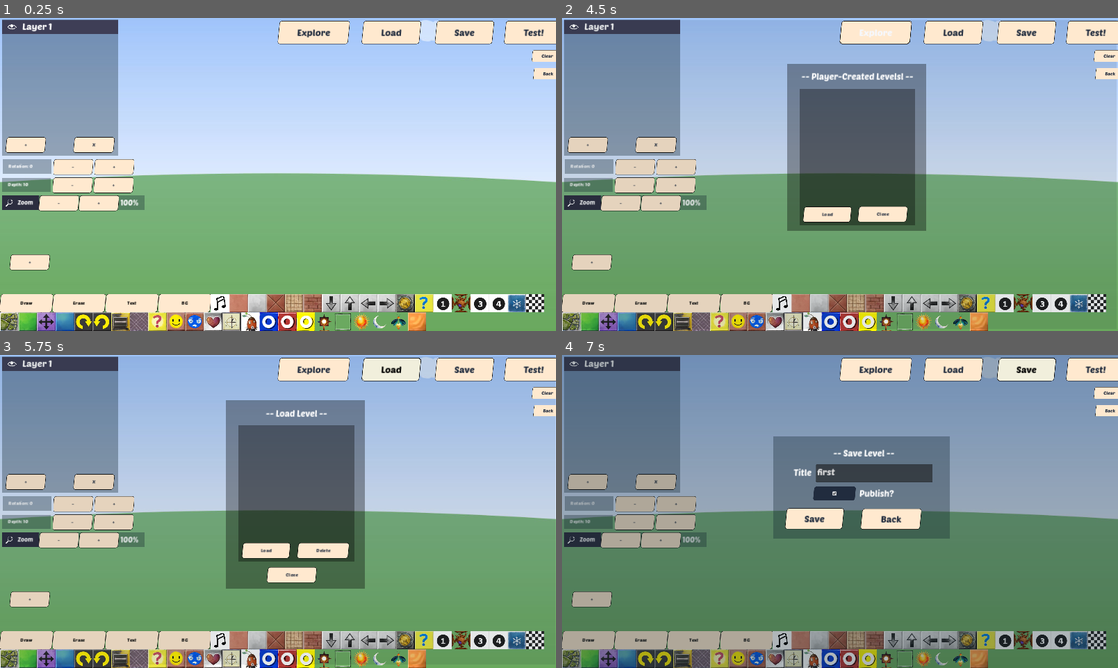
Above: before the commit, frames 1-4 (two rows, left to right).
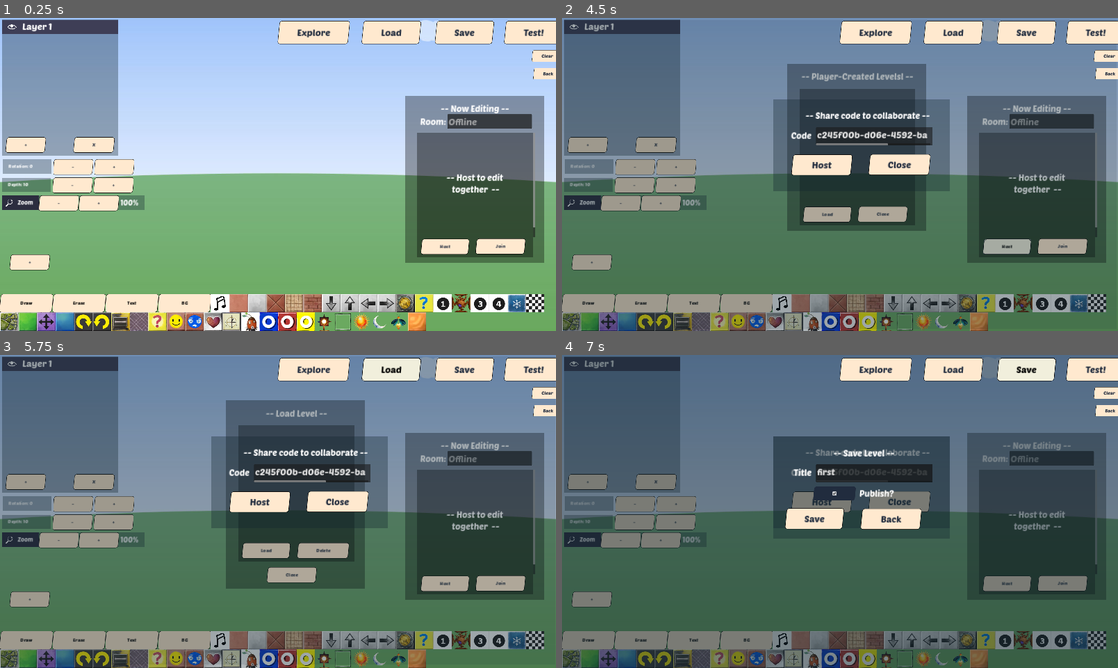
Above: after the commit, the same moments.

Repository: jacob-grahn/platform-racing-4
Game: Godot game, scene res://pages/editor/Editor.tscn
Two runs of this game, one before a commit and one after it. Both use one fixed random seed, a clock stepped at 60 frames per second and the inputs below. This scene is started directly instead of the project's main scene.
Inputs (mouse positions are in pixels of both pictures, inside the frame that each line leads up to):
- Up to frame 1 (0.25 s): no input
- Up to frame 2 (4.5 s): click "Draw" at 0.5 s; click "Text" at 1.25 s; click "BG" at 2 s; click (623, 27) at 2.75 s; click "Explore" at 3.5 s; click (1006, 246) at 4.25 s, where only the run after the commit has a clickable "Host"
- Up to frame 3 (5.75 s): click "Load" at 5 s
- Up to frame 4 (7 s): click (1062, 583) at 5.75 s, where only the run after the commit has a clickable "Join"; click "Save" at 6.5 s

The runs differ from the first frame. In frame 1, 13% of the frame differs, in the area x 72-98%, y 24-79%; in frame 2, 90%, in the area x 0-100%, y 0-100%; in frame 3, 88%; in frame 4, 89%.

Commit message:
add host and join editing rooms

Diff:
--- a/client/game_client/GameClient.gd
+++ b/client/game_client/GameClient.gd
@@ -4,7 +4,11 @@
 const OPEN = "open"
 const CLOSED = "closed"
 
-var websocket_url = ""
+var websocket_url = "ws://localhost:8081/ws"
+var is_live_editing = false
+var current_module = "OnlineModule"
+var is_host = false
+var username = "xue"
 var room = ""
 var target_state = CLOSED
 var socket: WebSocketPeer
@@ -12,16 +16,21 @@
 var send_queue = []
 @onready var timer: Timer = $Timer
 @onready var editor_events: Node2D = get_node("../EditorEvents")
+@onready var popup_panel: Control = $"../UI/PopupPanel"
+@onready var now_editing_panel: Node2D = $"../UI/NowEditingPanel"
 
 func _ready() -> void:
 	timer.timeout.connect(_attempt_connect)
-	join("ws://localhost:8081/ws", "mars")
+
 	editor_events.connect("send_level_event", _on_send_level_event)
 
 func _on_send_level_event(event: Dictionary) -> void:
+	if !is_live_editing:
+		return
+
 	var data = {
 		"module": "EditorModule",
-		"id": "1",
+		"id": username,
 		"ms": 5938,
 		"room" : room,
 		"ret": true,
@@ -29,10 +38,14 @@
 	}
 	send_queue.push_back(data)
 
-func join(url: String, room_name: String) -> void:
+func join(room_name: String, is_host_requested: bool) -> void:
+	if is_host_requested:
+		current_module = "HostEditorModule"
+	else:
+		current_module = "JoinEditorModule"
+
 	_clear()
 	connect_attempt_count = 0
-	websocket_url = url
 	room = room_name
 	target_state = OPEN
 	_attempt_connect()
@@ -69,16 +82,10 @@
 
 	# Send data.
 	var data = {
-		"module": "OnlineModule",
-		"id": "1",
+		"module": current_module,
+		"id": username,
 		"ms": 5938,
 		"room" : room,
-		"pos": {
-			"x": 1,
-			"y": 2,
-			"vx": 3,
-			"vy": 4
-		},
 		"ret": true
 	}
 	send_queue.push_back(data)
@@ -105,6 +112,7 @@
 	# WebSocketPeer.STATE_OPEN means the socket is connected and ready to send and receive data.
 	if state == WebSocketPeer.STATE_OPEN:
 		for update in send_queue:
+			print("Sending: ", update)
 			socket.send_text(JSON.stringify(update))
 			send_queue = []
 		while socket.get_available_packet_count():
@@ -112,7 +120,21 @@
 			print("Got data from server: ", packet)
 
 			var parsed_packet = JSON.parse_string(packet)
-			if parsed_packet.module == "EditorModule":
+
+			if parsed_packet.error_message == "RoomNotFoundErrorMessage":
+				popup_panel.initialize("Room not found", "Room: " + parsed_packet.room)
+			elif parsed_packet.error_message == "RoomExistsErrorMessage":
+				popup_panel.initialize("Room already exists", "Room: " + parsed_packet.room)
+
+			if parsed_packet.module == "JoinSuccessModule":
+				is_live_editing = true
+				now_editing_panel.join_room(parsed_packet.room)
+				popup_panel.initialize("Join Success", "You have successfully joined the room: " + parsed_packet.room)
+			elif parsed_packet.module == "HostSuccessModule":
+				is_live_editing = true
+				now_editing_panel.join_room(parsed_packet.room)
+				popup_panel.initialize("Host Success", "You have successfully hosted the room: " + parsed_packet.room)
+			elif parsed_packet.module == "EditorModule":
 				emit_signal("receive_level_event", parsed_packet.editor)
 
 	# WebSocketPeer.STATE_CLOSING means the socket is closing.
--- a/client/pages/editor/Editor.tscn
+++ b/client/pages/editor/Editor.tscn
@@ -18,6 +18,10 @@
 [ext_resource type="PackedScene" uid="uid://byvkv77mar56f" path="res://pages/editor/load_panel/LoadPanel.tscn" id="13_wy6hl"]
 [ext_resource type="PackedScene" uid="uid://dv6v6vw5w7rts" path="res://pages/editor/explore_panel/ExplorePanel.tscn" id="14_phb1e"]
 [ext_resource type="PackedScene" uid="uid://cac2mip8v8fdu" path="res://pages/game/Minimaps.tscn" id="16_60hwa"]
+[ext_resource type="PackedScene" uid="uid://u216ejsni2bv" path="res://pages/editor/now_editing_panel/NowEditingPanel.tscn" id="16_pxfrf"]
+[ext_resource type="PackedScene" uid="uid://bd5s00pd0hnyw" path="res://pages/editor/join_edit_panel/join_edit_panel.tscn" id="17_uxanp"]
+[ext_resource type="PackedScene" uid="uid://buc3eqhfknkqg" path="res://pages/editor/host_edit_panel/host_edit_panel.tscn" id="18_80l66"]
+[ext_resource type="PackedScene" uid="uid://bxc2pu2q611e0" path="res://pages/editor/popup_panel/popup_panel.tscn" id="20_80w27"]
 
 [node name="Editor" type="Node2D"]
 script = ExtResource("1_qeoq7")
@@ -61,7 +65,18 @@
 [node name="ExplorePanel" parent="UI" instance=ExtResource("14_phb1e")]
 visible = false
 
+[node name="NowEditingPanel" parent="UI" instance=ExtResource("16_pxfrf")]
+
+[node name="JoinEditPanel" parent="UI" instance=ExtResource("17_uxanp")]
+visible = false
+
+[node name="HostEditPanel" parent="UI" instance=ExtResource("18_80l66")]
+visible = false
+
 [node name="SavePanel" parent="UI" instance=ExtResource("13_2dq10")]
+visible = false
+
+[node name="PopupPanel" parent="UI" instance=ExtResource("20_80w27")]
 visible = false
 
 [node name="Explore" type="Button" parent="UI"]
--- a/client/pages/editor/EditorEvents.gd
+++ b/client/pages/editor/EditorEvents.gd
@@ -44,8 +44,12 @@
 	if len(redo_events) > 0:
 		redo_events = []
 	events.push_back(event)
+
+	# Local level editor change -> Needed to reduce feeling of lag
+	#emit_signal("level_event", event)
+
+	# Online level editor change -> Server authority to decide actual block placement
 	emit_signal("send_level_event", event)
-	#emit_signal("level_event", event)
 
 func _on_receive_level_event(event: Dictionary) -> void:
 	print("edit id: ", event.get("edit_id", -1))
--- a/client/pages/editor/explore_panel/ExplorePanel.tscn
+++ b/client/pages/editor/explore_panel/ExplorePanel.tscn
@@ -3,7 +3,7 @@
 [ext_resource type="Script" path="res://pages/editor/explore_panel/ExplorePanel.gd" id="1_wkxf3"]
 [ext_resource type="Theme" uid="uid://cf25w553mynfo" path="res://theme.tres" id="3_a8s5x"]
 
-[node name="ExplorePanel" type="Node2D"]
+[node name="NowEditingPanel" type="Node2D"]
 script = ExtResource("1_wkxf3")
 
 [node name="BigPanel" type="Panel" parent="."]
--- /dev/null
+++ b/client/pages/editor/host_edit_panel/host_edit_panel.gd
@@ -0,0 +1,29 @@
+extends Control
+
+@onready var host_button = $HostButton
+@onready var close_button = $CloseButton
+@onready var title_edit: TextEdit = $TitleEdit
+@onready var game_client: Node2D = $"../../GameClient"
+
+func _ready():
+	title_edit.text = Helpers.generate_uuidv4()
+	self.visible = false
+
+func initialize() -> void:
+	self.visible = true
+
+	host_button.connect("pressed", _host_pressed)
+	close_button.connect("pressed", _close_pressed)
+
+func close() -> void:
+	self.visible = false
+
+func _host_pressed():
+	if title_edit.text == "":
+		return
+
+	game_client.join(title_edit.text, true)
+	close()
+
+func _close_pressed():
+	close()
--- /dev/null
+++ b/client/pages/editor/host_edit_panel/host_edit_panel.tscn
@@ -0,0 +1,79 @@
+[gd_scene load_steps=3 format=3 uid="uid://buc3eqhfknkqg"]
+
+[ext_resource type="Script" path="res://pages/editor/host_edit_panel/host_edit_panel.gd" id="1_di07n"]
+[ext_resource type="Theme" uid="uid://cf25w553mynfo" path="res://theme.tres" id="2_qy6dn"]
+
+[node name="HostEditPanel" type="Control"]
+layout_mode = 3
+anchors_preset = 15
+anchor_right = 1.0
+anchor_bottom = 1.0
+offset_left = 46.0
+offset_top = 21.0
+offset_right = 46.0
+offset_bottom = 21.0
+grow_horizontal = 2
+grow_vertical = 2
+script = ExtResource("1_di07n")
+
+[node name="BigPanel" type="Panel" parent="."]
+modulate = Color(1, 1, 1, 0.976471)
+layout_mode = 0
+offset_left = -125.0
+offset_top = -115.0
+offset_right = 2068.0
+offset_bottom = 1194.0
+
+[node name="SmallPanel" type="Panel" parent="."]
+layout_mode = 0
+offset_left = 684.0
+offset_top = 261.0
+offset_right = 1294.0
+offset_bottom = 576.0
+
+[node name="HostEditLabel" type="Label" parent="."]
+layout_mode = 0
+offset_left = 795.0
+offset_top = 297.0
+offset_right = 1224.0
+offset_bottom = 346.0
+theme_override_font_sizes/font_size = 30
+text = "-- Share code to collaborate --"
+horizontal_alignment = 1
+
+[node name="TitleLabel" type="Label" parent="."]
+layout_mode = 0
+offset_left = 704.0
+offset_top = 366.0
+offset_right = 816.0
+offset_bottom = 415.0
+theme_override_font_sizes/font_size = 30
+text = "Code"
+horizontal_alignment = 2
+
+[node name="TitleEdit" type="TextEdit" parent="."]
+layout_mode = 0
+offset_left = 831.0
+offset_top = 356.0
+offset_right = 1235.0
+offset_bottom = 419.0
+theme = ExtResource("2_qy6dn")
+text = "long_code!!!"
+
+[node name="HostButton" type="Button" parent="."]
+layout_mode = 0
+offset_left = 749.0
+offset_top = 450.0
+offset_right = 954.0
+offset_bottom = 521.0
+theme = ExtResource("2_qy6dn")
+text = "Host"
+
+[node name="CloseButton" type="Button" parent="."]
+layout_mode = 0
+offset_left = 1015.0
+offset_top = 449.0
+offset_right = 1224.0
+offset_bottom = 520.0
+theme = ExtResource("2_qy6dn")
+text = "Close"
--- /dev/null
+++ b/client/pages/editor/join_edit_panel/join_edit_panel.gd
@@ -0,0 +1,28 @@
+extends Control
+
+@onready var join_button = $JoinButton
+@onready var close_button: Button = $CloseButton
+@onready var title_edit: TextEdit = $TitleEdit
+@onready var game_client: Node2D = $"../../GameClient"
+
+func _ready():
+	self.visible = false
+
+func initialize() -> void:
+	self.visible = true
+
+	join_button.connect("pressed", _join_pressed)
+	close_button.connect("pressed", _close_pressed)
+
+func close() -> void:
+	self.visible = false
+
+func _close_pressed():
+	close()
+
+func _join_pressed():
+	if title_edit.text == "":
+		return
+
+	game_client.join(title_edit.text, false)
+	close()
--- /dev/null
+++ b/client/pages/editor/join_edit_panel/join_edit_panel.tscn
@@ -0,0 +1,79 @@
+[gd_scene load_steps=3 format=3 uid="uid://bd5s00pd0hnyw"]
+
+[ext_resource type="Script" path="res://pages/editor/join_edit_panel/join_edit_panel.gd" id="1_mrp5k"]
+[ext_resource type="Theme" uid="uid://cf25w553mynfo" path="res://theme.tres" id="2_w6k5q"]
+
+[node name="JoinEditPanel" type="Control"]
+layout_mode = 3
+anchors_preset = 15
+anchor_right = 1.0
+anchor_bottom = 1.0
+offset_left = 46.0
+offset_top = 21.0
+offset_right = 46.0
+offset_bottom = 21.0
+grow_horizontal = 2
+grow_vertical = 2
+script = ExtResource("1_mrp5k")
+
+[node name="BigPanel" type="Panel" parent="."]
+modulate = Color(1, 1, 1, 0.976471)
+layout_mode = 0
+offset_left = -125.0
+offset_top = -115.0
+offset_right = 2068.0
+offset_bottom = 1194.0
+
+[node name="SmallPanel" type="Panel" parent="."]
+layout_mode = 0
+offset_left = 684.0
+offset_top = 261.0
+offset_right = 1294.0
+offset_bottom = 576.0
+
+[node name="JoinEditLabel" type="Label" parent="."]
+layout_mode = 0
+offset_left = 795.0
+offset_top = 297.0
+offset_right = 1224.0
+offset_bottom = 346.0
+theme_override_font_sizes/font_size = 30
+text = "-- Enter code to collaborate --"
+horizontal_alignment = 1
+
+[node name="TitleLabel" type="Label" parent="."]
+layout_mode = 0
+offset_left = 704.0
+offset_top = 366.0
+offset_right = 816.0
+offset_bottom = 415.0
+theme_override_font_sizes/font_size = 30
+text = "Code"
+horizontal_alignment = 2
+
+[node name="TitleEdit" type="TextEdit" parent="."]
+layout_mode = 0
+offset_left = 831.0
+offset_top = 356.0
+offset_right = 1235.0
+offset_bottom = 419.0
+theme = ExtResource("2_w6k5q")
+placeholder_text = "Enter code here"
+
+[node name="JoinButton" type="Button" parent="."]
+layout_mode = 0
+offset_left = 752.0
+offset_top = 455.0
+offset_right = 961.0
+offset_bottom = 526.0
+theme = ExtResource("2_w6k5q")
+text = "Join"
+
+[node name="CloseButton" type="Button" parent="."]
+layout_mode = 0
+offset_left = 1015.0
+offset_top = 455.0
+offset_right = 1224.0
+offset_bottom = 526.0
+theme = ExtResource("2_w6k5q")
+text = "Close"
--- /dev/null
+++ b/client/pages/editor/now_editing_panel/NowEditingPanel.gd
@@ -0,0 +1,35 @@
+extends Node2D
+
+signal explore_load
+
+const EXPLORE_ROW = preload("res://pages/editor/explore_panel/ExploreRow.tscn")
+var room_id = ""
+var is_live_editing = false
+var is_host = false
+
+@onready var row_holder = $ScrollContainer/RowHolder
+@onready var host_button = $HostButton
+@onready var join_button = $JoinButton
+@onready var RoomEdit = $RoomEdit
+@onready var http_request = $HTTPRequest
+@onready var host_edit_panel = $"../HostEditPanel"
+@onready var join_edit_panel = $"../JoinEditPanel"
+
+func _ready():
+	host_button.pressed.connect(_host_pressed)
+	join_button.pressed.connect(_join_pressed)
+
+func clear() -> void:
+	for child in row_holder.get_children():
+		child.queue_free()
+
+func _host_pressed():
+	host_edit_panel.initialize()
+
+func _join_pressed():
+	join_edit_panel.initialize()
+
+func join_room(room: String):
+	RoomEdit.text = room
+	host_button.disabled = true
+	join_button.disabled = true
--- /dev/null
+++ b/client/pages/editor/now_editing_panel/NowEditingPanel.tscn
@@ -0,0 +1,97 @@
+[gd_scene load_steps=3 format=3 uid="uid://u216ejsni2bv"]
+
+[ext_resource type="Script" path="res://pages/editor/now_editing_panel/NowEditingPanel.gd" id="1_54jr2"]
+[ext_resource type="Theme" uid="uid://cf25w553mynfo" path="res://theme.tres" id="2_7a5oo"]
+
+[node name="NowEditingPanel" type="Node2D"]
+script = ExtResource("1_54jr2")
+
+[node name="BigPanel" type="Panel" parent="."]
+visible = false
+modulate = Color(1, 1, 1, 0.321569)
+offset_left = -5.0
+offset_top = 8.0
+offset_right = 1915.0
+offset_bottom = 1072.0
+
+[node name="MediumPanel" type="Panel" parent="."]
+modulate = Color(0, 0, 0, 1)
+offset_left = 1399.0
+offset_top = 269.0
+offset_right = 1879.0
+offset_bottom = 845.0
+
+[node name="SmallPanel" type="Panel" parent="."]
+modulate = Color(0, 0, 0, 1)
+offset_left = 1441.0
+offset_top = 396.0
+offset_right = 1841.0
+offset_bottom = 826.0
+
+[node name="ScrollContainer" type="ScrollContainer" parent="."]
+offset_left = 1441.0
+offset_top = 395.0
+offset_right = 1849.0
+offset_bottom = 757.0
+horizontal_scroll_mode = 0
+
+[node name="RowHolder" type="VBoxContainer" parent="ScrollContainer"]
+custom_minimum_size = Vector2(400, 400)
+layout_mode = 2
+
+[node name="HostButton" type="Button" parent="."]
+offset_left = 1455.0
+offset_top = 762.0
+offset_right = 1619.0
+offset_bottom = 814.0
+theme = ExtResource("2_7a5oo")
+theme_override_font_sizes/font_size = 16
+text = "Host"
+
+[node name="JoinButton" type="Button" parent="."]
+offset_left = 1644.0
+offset_top = 761.0
+offset_right = 1813.0
+offset_bottom = 813.0
+theme = ExtResource("2_7a5oo")
+theme_override_font_sizes/font_size = 16
+text = "Join"
+
+[node name="RoomLabel" type="Label" parent="."]
+offset_left = 1442.0
+offset_top = 339.0
+offset_right = 1550.0
+offset_bottom = 381.0
+theme_override_font_sizes/font_size = 30
+text = "Room:"
+horizontal_alignment = 1
+
+[node name="RoomEdit" type="TextEdit" parent="."]
+offset_left = 1545.0
+offset_top = 332.0
+offset_right = 1837.0
+offset_bottom = 383.0
+theme = ExtResource("2_7a5oo")
+placeholder_text = "Offline"
+editable = false
+
+[node name="NowEditingLabel" type="Label" parent="."]
+offset_left = 1448.0
+offset_top = 294.0
+offset_right = 1834.0
+offset_bottom = 336.0
+theme_override_font_sizes/font_size = 30
+text = "-- Now Editing --"
+horizontal_alignment = 1
+
+[node name="OfflineLabel" type="Label" parent="."]
+offset_left = 1447.0
+offset_top = 532.0
+offset_right = 1833.0
+offset_bottom = 607.0
+theme_override_font_sizes/font_size = 30
+text = "-- Host to edit
+ together  --"
+horizontal_alignment = 1
+
+[node name="HTTPRequest" type="HTTPRequest" parent="."]
--- /dev/null
+++ b/client/pages/editor/now_editing_panel/NowEditingRow.tscn
@@ -0,0 +1,43 @@
+[gd_scene load_steps=5 format=3 uid="uid://35bvpg82yjl3"]
+
+[ext_resource type="Theme" uid="uid://cf25w553mynfo" path="res://theme.tres" id="1_v1i6j"]
+[ext_resource type="ButtonGroup" uid="uid://6dt1bqvpamx1" path="res://pages/editor/layer_panel/layer_button_group.tres" id="2_52d0m"]
+
+[sub_resource type="StyleBoxFlat" id="StyleBoxFlat_1wiuq"]
+bg_color = Color(0.24122, 0.241305, 0.336642, 1)
+
+[sub_resource type="StyleBoxFlat" id="StyleBoxFlat_0umvp"]
+bg_color = Color(0.172549, 0.172549, 0.247059, 1)
+
+[node name="NowEditingRow" type="Control"]
+custom_minimum_size = Vector2(400, 50)
+layout_mode = 3
+anchors_preset = 0
+offset_right = 400.0
+offset_bottom = 50.0
+
+[node name="ColorRect" type="ColorRect" parent="."]
+custom_minimum_size = Vector2(400, 50)
+layout_mode = 0
+offset_right = 400.0
+offset_bottom = 50.0
+color = Color(0.172549, 0.176471, 0.247059, 1)
+
+[node name="Button" type="Button" parent="."]
+layout_mode = 0
+offset_right = 400.0
+offset_bottom = 50.0
+theme = ExtResource("1_v1i6j")
+theme_override_styles/pressed = SubResource("StyleBoxFlat_1wiuq")
+theme_override_styles/normal = SubResource("StyleBoxFlat_0umvp")
+toggle_mode = true
+button_group = ExtResource("2_52d0m")
+
+[node name="Label" type="Label" parent="."]
+layout_mode = 2
+offset_left = 19.0
+offset_top = 5.0
+offset_right = 387.0
+offset_bottom = 45.0
+theme = ExtResource("1_v1i6j")
+text = "First"
--- /dev/null
+++ b/client/pages/editor/popup_panel/popup_panel.gd
@@ -0,0 +1,22 @@
+extends Control
+
+@onready var close_button = $CloseButton
+@onready var title_label: Label = $TitleLabel
+@onready var body_label: Label = $BodyLabel
+
+func _ready():
+	self.visible = false
+
+func initialize(title: String, body: String) -> void:
+	self.visible = true
+
+	title_label.text = title
+	body_label.text = body
+
+	close_button.connect("pressed", _close_pressed)
+
+func close() -> void:
+	self.visible = false
+
+func _close_pressed():
+	close()
--- /dev/null
+++ b/client/pages/editor/popup_panel/popup_panel.tscn
@@ -0,0 +1,69 @@
+[gd_scene load_steps=3 format=3 uid="uid://bxc2pu2q611e0"]
+
+[ext_resource type="Script" path="res://pages/editor/popup_panel/popup_panel.gd" id="1_vtnw6"]
+[ext_resource type="Theme" uid="uid://cf25w553mynfo" path="res://theme.tres" id="2_hsurq"]
+
+[node name="PopupPanel" type="Control"]
+layout_mode = 3
+anchors_preset = 15
+anchor_right = 1.0
+anchor_bottom = 1.0
+offset_left = 46.0
+offset_top = 21.0
+offset_right = 46.0
+offset_bottom = 21.0
+grow_horizontal = 2
+grow_vertical = 2
+script = ExtResource("1_vtnw6")
+
+[node name="BigPanel" type="Panel" parent="."]
+modulate = Color(1, 1, 1, 0.976471)
+layout_mode = 0
+offset_left = -125.0
+offset_top = -115.0
+offset_right = 2068.0
+offset_bottom = 1194.0
+
+[node name="SmallPanel" type="Panel" parent="."]
+layout_mode = 0
+offset_left = 684.0
+offset_top = 261.0
+offset_right = 1294.0
+offset_bottom = 612.0
+
+[node name="TinyPanel" type="Panel" parent="."]
+offset_left = 709.0
+offset_top = 345.0
+offset_right = 1275.0
+offset_bottom = 494.0
+
+[node name="TitleLabel" type="Label" parent="."]
+layout_mode = 0
+offset_left = 892.0
+offset_top = 287.0
+offset_right = 1103.0
+offset_bottom = 336.0
+theme_override_font_sizes/font_size = 30
+text = "-- Notification --"
+horizontal_alignment = 2
+
+[node name="BodyLabel" type="Label" parent="."]
+layout_mode = 0
+offset_left = 715.0
+offset_top = 353.0
+offset_right = 1266.0
+offset_bottom = 488.0
+theme_override_font_sizes/font_size = 30
+text = "You have saved the level!"
+horizontal_alignment = 1
+autowrap_mode = 2
+clip_text = true
+
+[node name="CloseButton" type="Button" parent="."]
+layout_mode = 0
+offset_left = 884.0
+offset_top = 505.0
+offset_right = 1089.0
+offset_bottom = 576.0
+theme = ExtResource("2_hsurq")
+text = "Close"
--- a/client/singletons/helpers/Helpers.gd
+++ b/client/singletons/helpers/Helpers.gd
@@ -122,3 +122,16 @@
 	gzip.put_data(data)
 	gzip.finish()
 	return gzip.get_utf8_string(gzip.get_available_bytes())
+
+func generate_uuidv4() -> String:
+	var uuid = []
+	for i in range(16):
+		uuid.append(randi() % 256)
+
+	uuid[6] = (uuid[6] & 0x0F) | 0x40
+	uuid[8] = (uuid[8] & 0x3F) | 0x80
+
+	return format_uuid(uuid)
+
+func format_uuid(uuid: Array) -> String:
+	return "%02x%02x%02x%02x-%02x%02x-%02x%02x-%02x%02x-%02x%02x%02x%02x%02x%02x" % uuid
Not shown: 1 places in client/pages/editor/Editor.tscn that only renumber resources
Not shown, changed: game-server/main.go
